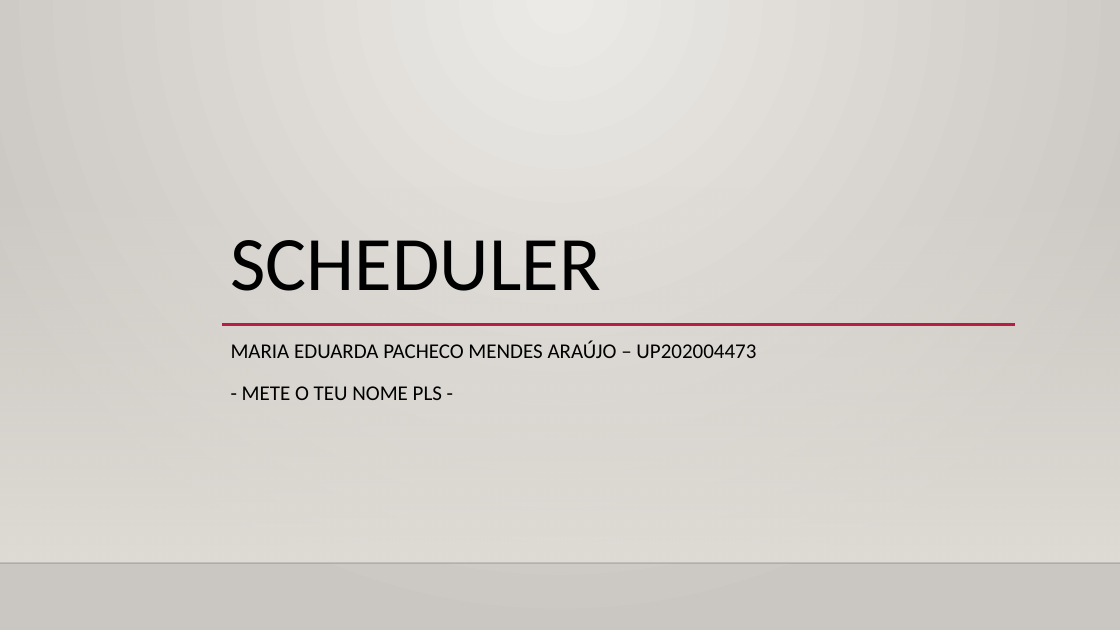
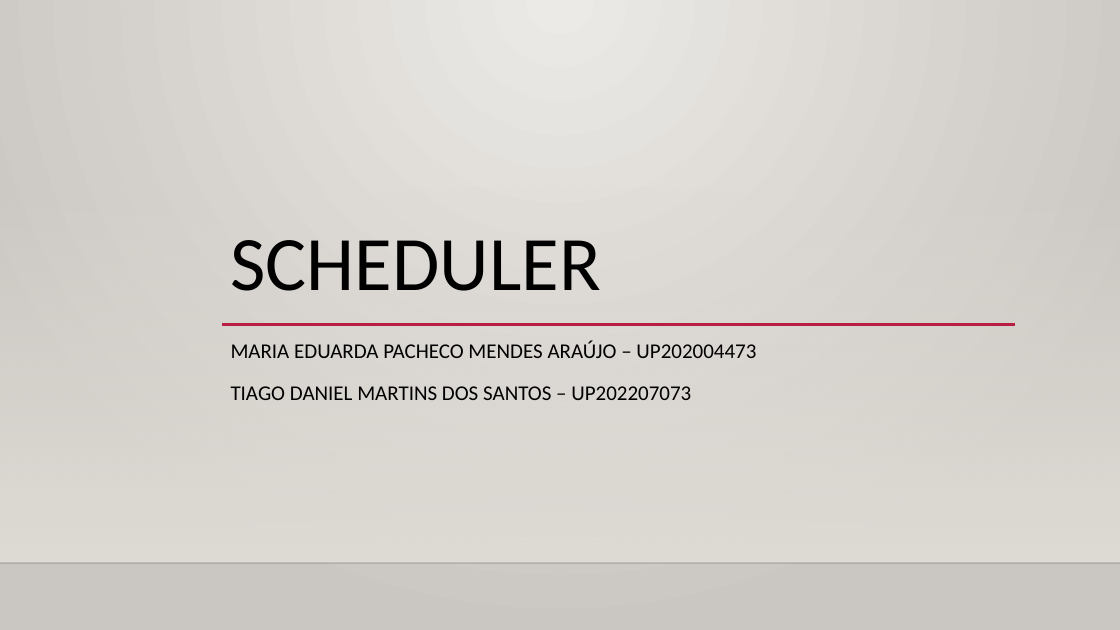
Before and after one commit to Eduarda34/FEUP-AED-23.24, a slide deck: slide 1 of Apresentação.pptx. Drawn at 1120x630 pixels with LibreOffice and Linux fonts; fonts in the diff are those of the drawing; background and template pictures are left out. Boxes give left, top, right and bottom in pixels: in the first picture for what was removed or moved away, otherwise in the second. Text is boxed around its words. In the diff, an @@ line names an element or a change of style, - is before the commit and + after.

Commit message:
Apresentação

```diff
--- a/Apresentação.pptx
+++ b/Apresentação.pptx
@@ subtitle at (x1=231, y1=386, x2=691, y2=400): text changed @@
-- METE O TEU NOME PLS -
+TIAGO DANIEL MARTINS DOS SANTOS – UP202207073
```
